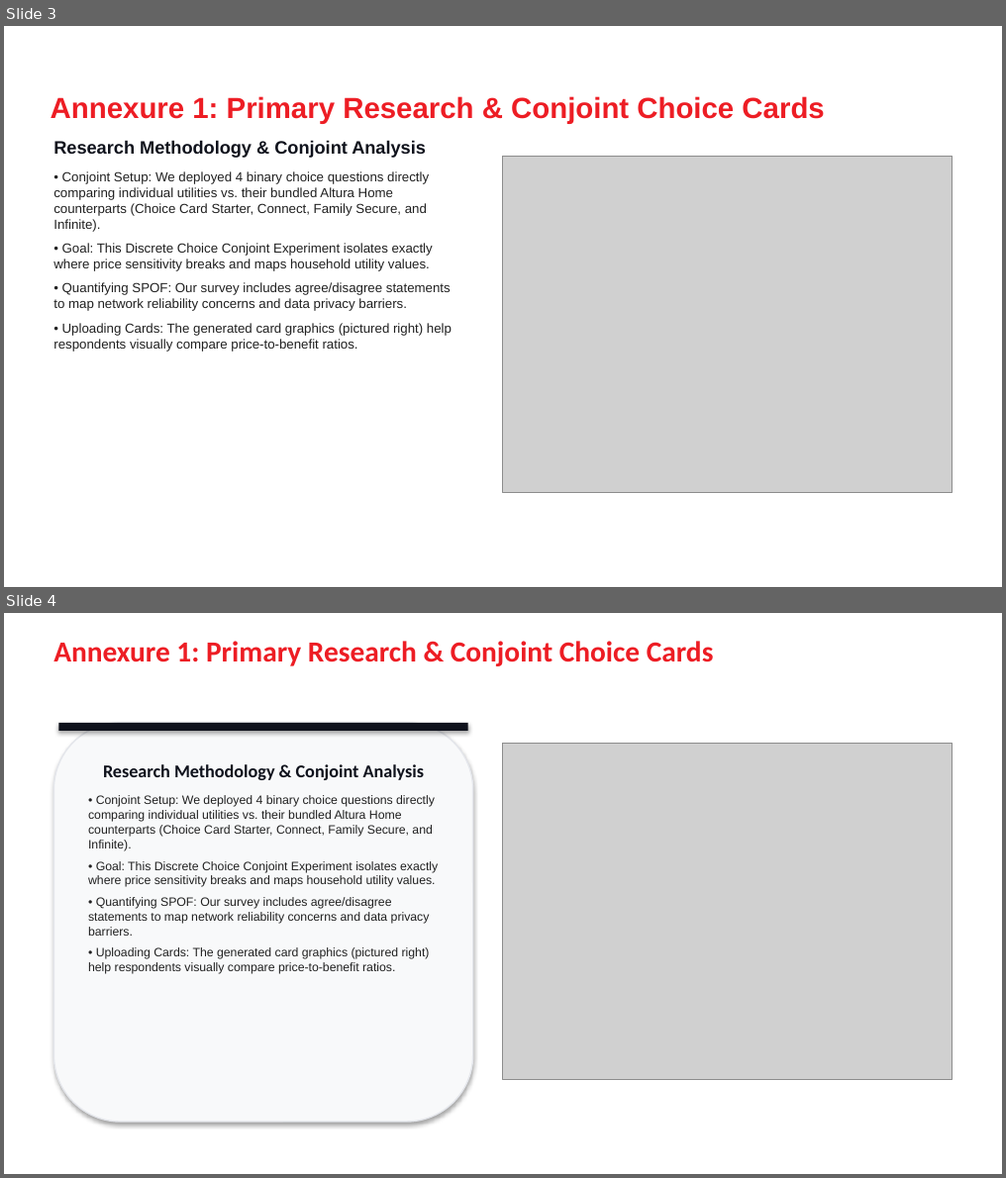
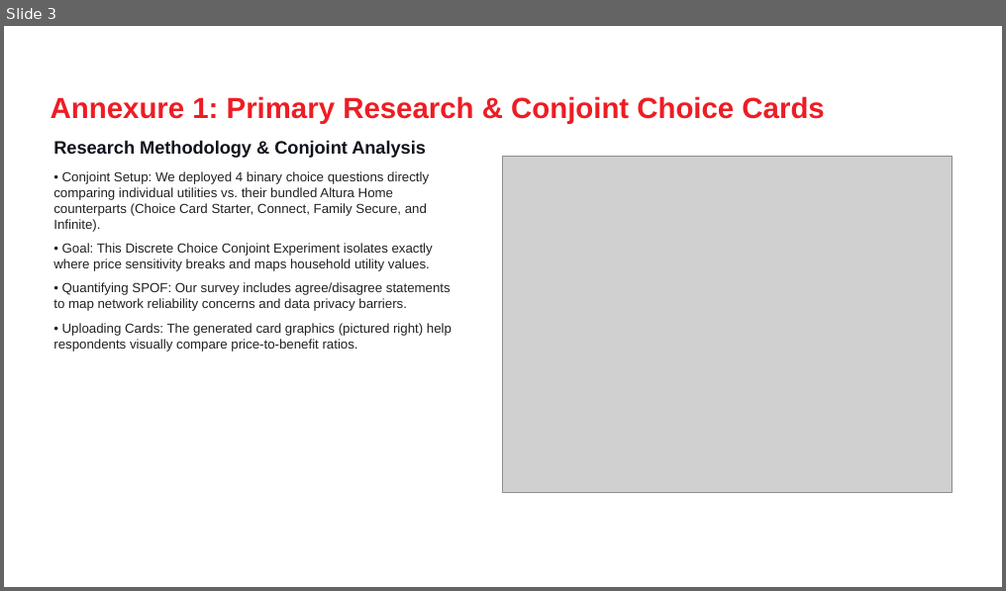
Before and after one commit to parikhniket655/airtel-convergence, a slide deck: Altura_Household_Convergence_Strategy.pptx. Shown one above the other, each under a label of ours: slides 3 and 4 before the commit, slide 3 after it. The pictures are 1006x1178 and 1006x591 pixels, drawn with LibreOffice and Linux fonts; fonts in the diff are those of the drawing; grey boxes stand for pictures; background and template pictures are left out. Boxes give left, top, right and bottom in pixels: in the first picture for what was removed or moved away, otherwise in the second. Text is boxed around its words. In the diff, an @@ line names an element or a change of style, - is before the commit and + after.

```diff
--- a/Altura_Household_Convergence_Strategy.pptx
+++ b/Altura_Household_Convergence_Strategy.pptx
@@ slide 4 removed at (4,613,1002,1174), background picture (left out) @@
@@ text removed at (54,641,714,666) @@
-Annexure 1: Primary Research & Conjoint Choice Cards
@@ rounded rectangle removed at (54,723,473,1122) @@
-Research Methodology & Conjoint Analysis
-• Conjoint Setup: We deployed 4 binary choice questions directly comparing individual utilities vs. their bundled Altura Home counterparts (Choice Card Starter, Connect, Family Secure, and Infinite).
-• Goal: This Discrete Choice Conjoint Experiment isolates exactly where price sensitivity breaks and maps household utility values.
-• Quantifying SPOF: Our survey includes agree/disagree statements to map network reliability concerns and data privacy barriers.
-• Uploading Cards: The generated card graphics (pictured right) help respondents visually compare price-to-benefit ratios.
@@ rectangle removed at (58,723,468,731) @@
@@ picture removed at (503,743,952,1080) @@
```
Also in this commit, not shown: 1 slide changed, 1 slide added, 7 other slides removed.
